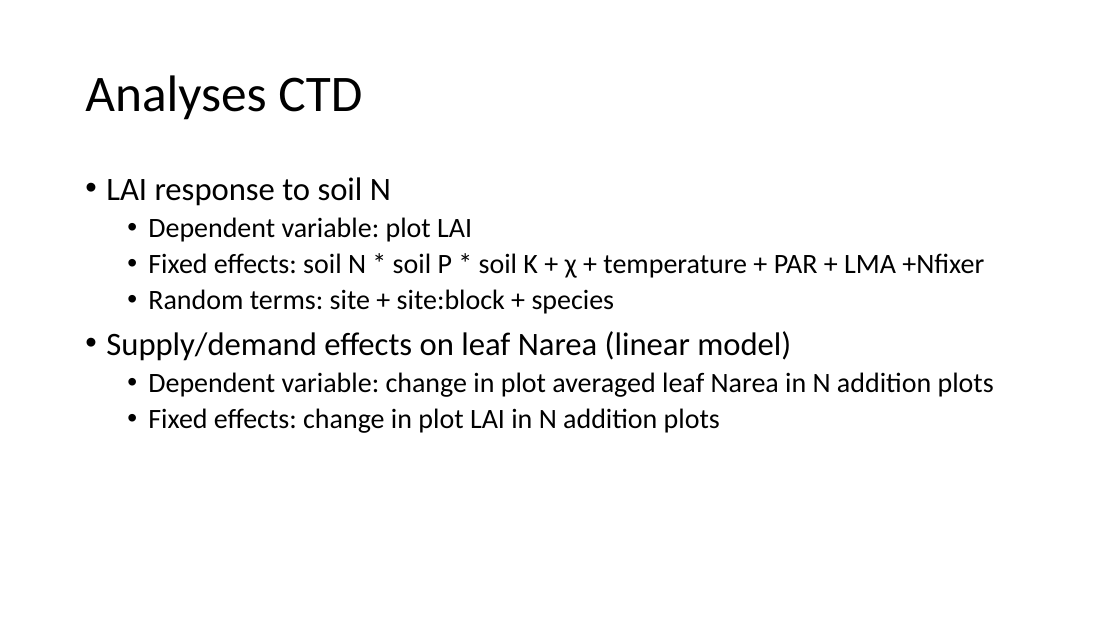
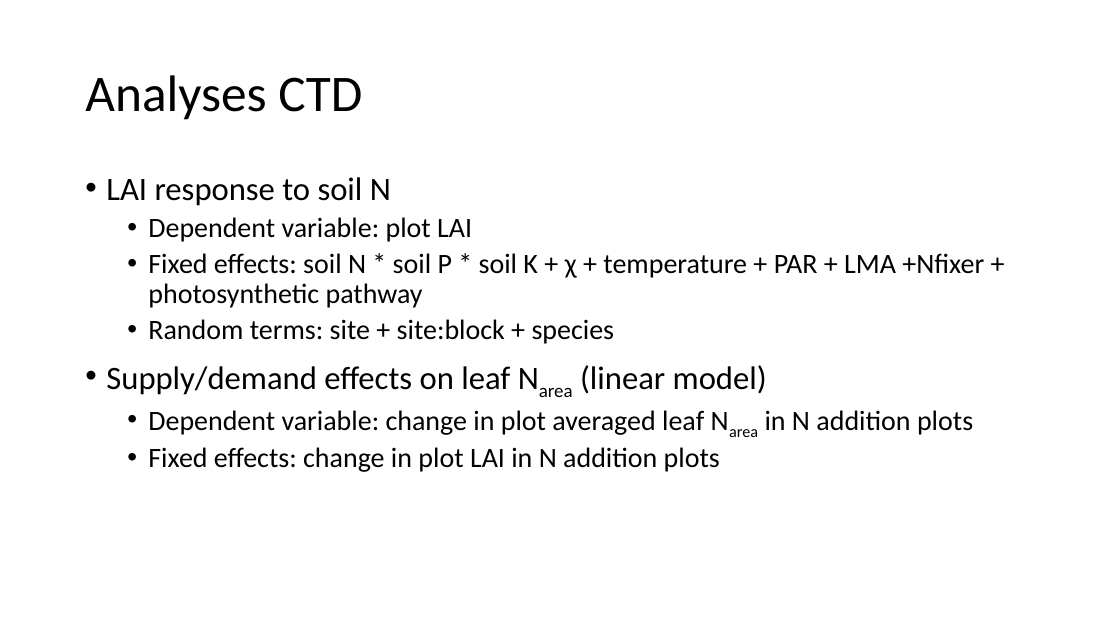
Before and after one commit to efwaring/NutNetPhys, a slide deck: slide 12 of presentations/nutnet_narea.pptx (slide 9 before the commit). Drawn at 1120x630 pixels with LibreOffice and Linux fonts; fonts in the diff are those of the drawing. Boxes give left, top, right and bottom in pixels: in the first picture for what was removed or moved away, otherwise in the second. Text is boxed around its words. In the diff, an @@ line names an element or a change of style, - is before the commit and + after.

Commit message:
new analyses, including C4 model also created presentation

```diff
--- a/presentations/nutnet_narea.pptx
+++ b/presentations/nutnet_narea.pptx
@@ text at (148, 253, 984, 308): text changed @@
-  • Fixed effects: soil N * soil P * soil K + χ + temperature + PAR + LMA +Nfixer
+  • Fixed effects: soil N * soil P * soil K + χ + temperature + PAR + LMA +Nfixer + photosynthetic pathway
@@ text at (106, 365, 973, 435): now subscript in "Narea", "Narea" @@
```
Also in this commit, not shown: 8 other slides changed, 7 slides added, 13 other files.
